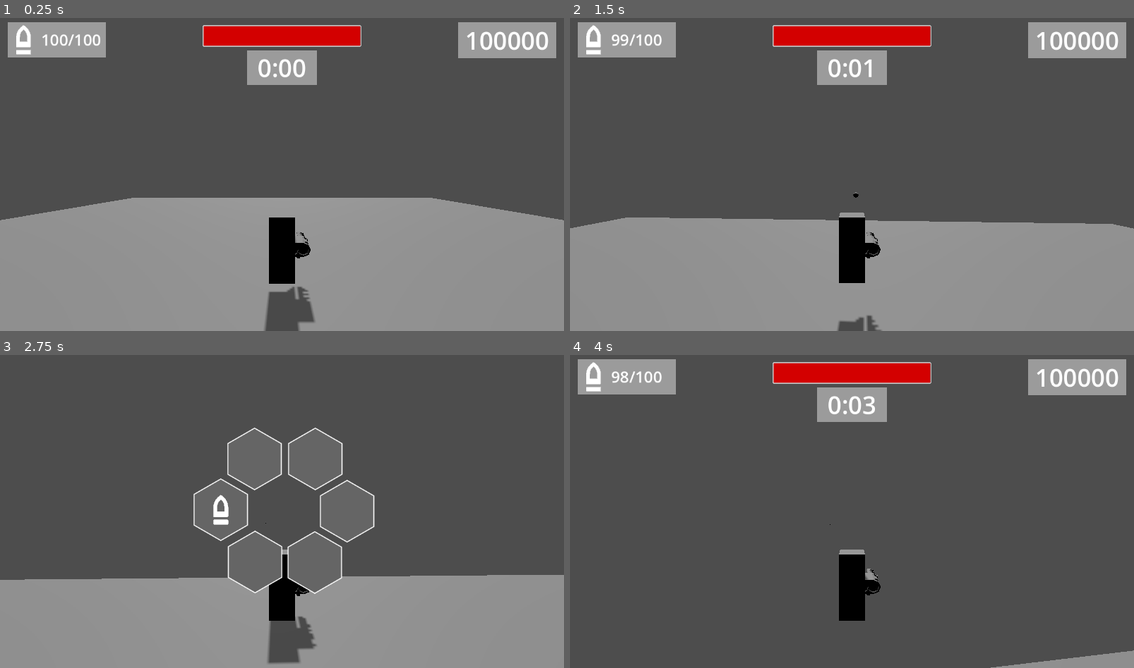
Above: before the commit, frames 1-4 (two rows, left to right).
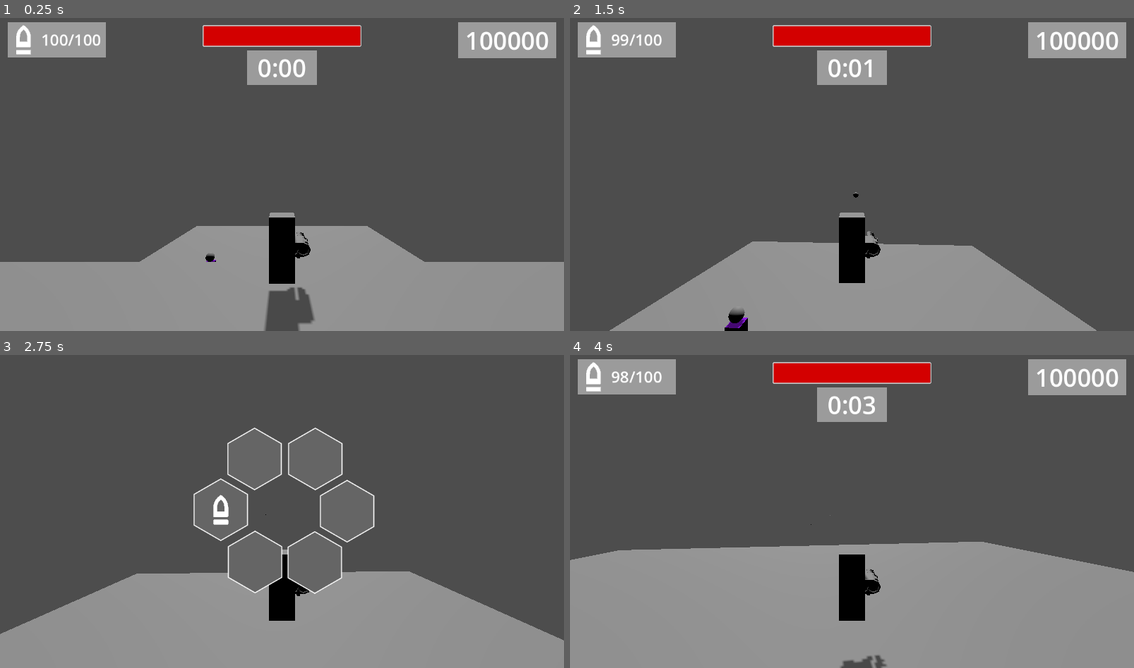
Above: after the commit, the same moments.

Repository: sarisman84/BrackeysGJ2024.2
Game: Godot game, scene res://Level/main_scene.tscn
The game is run twice, just before and just after one commit, with the same random seed, the same clock (stepped at 60 frames per second) and the same inputs. The project has no main scene, so this scene is started directly.
Inputs (mouse positions are in pixels of both pictures, inside the frame that each line leads up to):
- Up to frame 1 (0.25 s): no input
- Up to frame 2 (1.5 s): move the mouse to (880, 171) at 0.52 s; hold F (interact) 0.53-1.28 s; hold W (move_forward) from 0.53 s (still down); tap Space (jump) at 0.77 s; move the mouse to (823, 174) at 1.27 s; click (823, 174) at 1.35 s
- Up to frame 3 (2.75 s): keep holding W (move_forward); tap Space (jump) at 1.52 s; move the mouse to (293, 505) at 2.02 s; tap Q (weapon_select) at 2.1 s
- Up to frame 4 (4 s): release W (move_forward) at 2.75 s; click (789, 508) at 2.75 s; move the mouse to (846, 514) at 3.52 s; hold W (move_forward) from 3.53 s (still down); tap F (interact) at 3.6 s; tap Space (jump) at 3.77 s

The runs differ from the first frame. In frame 1, 14% of the frame differs, in the area x 0-100%, y 57-98%; in frame 2, 18%; in frame 3, 6.0%; in frame 4, 36%, in the area x 0-100%, y 51-100%.

Commit message:
Enemies can only spawn above ground

Diff:
--- a/Enemies/Spawner/enemy_spawner.gd
+++ b/Enemies/Spawner/enemy_spawner.gd
@@ -9,8 +9,22 @@
 var groups_spawned = 0
 var minimum_spawn_time = 1.0
 
+var spawn_margin = 15
+var raycast_result
+
 func _ready() -> void:
 	start_wave_countdown()
+
+func _physics_process(delta: float) -> void:
+	var space_state = get_world_3d().direct_space_state
+	var position = position_randomize()
+	var start = position + Vector3(0, spawn_margin, 0)
+	var end = position - Vector3(0, spawn_margin, 0)
+	var query = PhysicsRayQueryParameters3D.create(start, end)
+
+	var result = space_state.intersect_ray(query)
+	if result != {}:
+		raycast_result = result
 
 func start_wave_countdown():
 	m_downtime_timer.start(wave_info_array[cur_wave].wave_start_time - Global.time_elapsed)
@@ -36,7 +50,10 @@
 		var enemies = wave_info_array[cur_wave].enemies
 		var chosen_enemy = randi_range(0, enemies.size() - 1)
 		var instance = enemies[chosen_enemy].instantiate()
-		instance.position = position_randomize()
+		print(raycast_result.position)
+		instance.position = raycast_result.position
+		instance.position.y += 1.5
 		if chosen_enemy == 1:
 			instance.position.y += wave_info_array[cur_wave].flying_distance
 		add_child(instance)
+		await get_tree().create_timer(0.375).timeout
--- a/Level/s_player_test.tscn
+++ b/Level/s_player_test.tscn
@@ -13,6 +13,7 @@
 process_mode = 1
 
 [node name="player" parent="." instance=ExtResource("1_vw2pc")]
+transform = Transform3D(1, 0, 0, 0, 1, 0, 0, 0, 1, 0, 8, 18)
 collision_mask = 1
 movement_speed = 10.0
 
